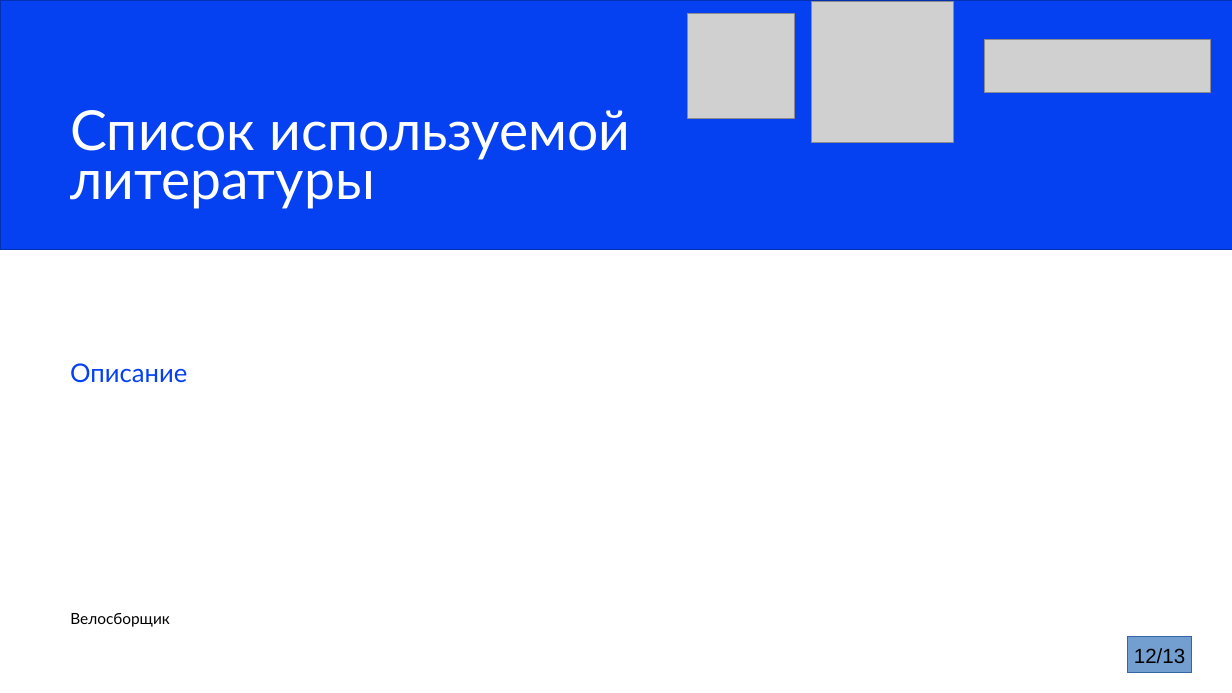
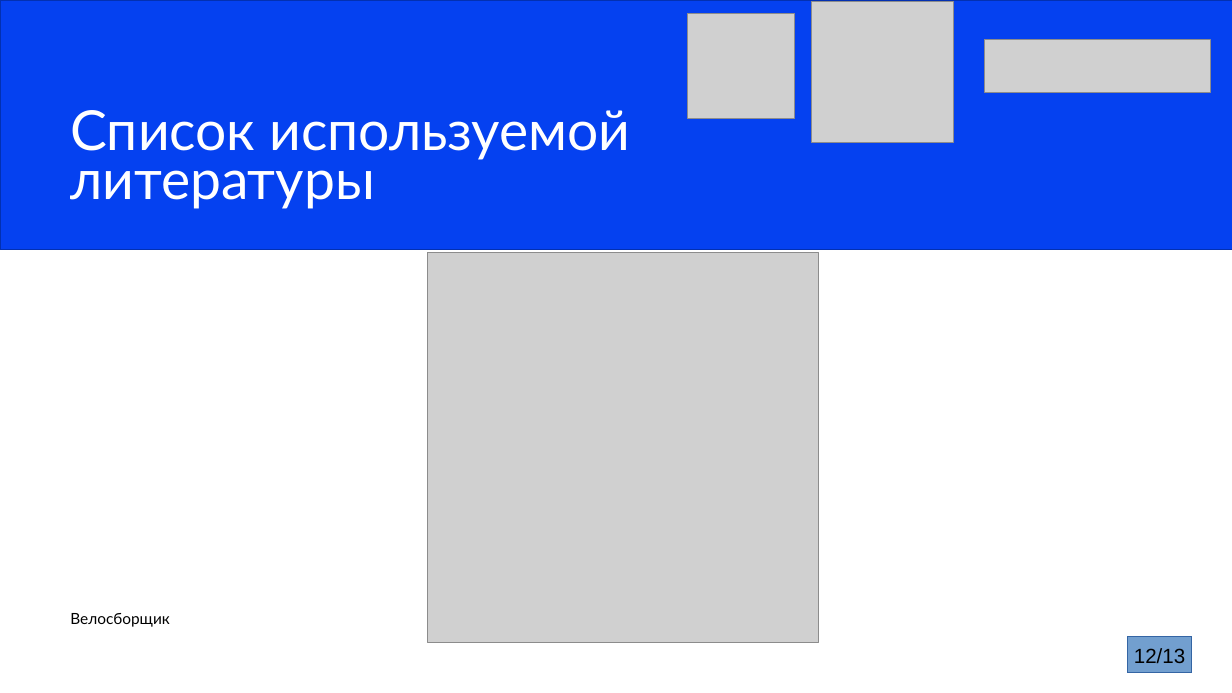
Before and after one commit to alexandr2081/velo, a slide deck: slide 12 of Бесполезные вещи/Презентация.pptx. Drawn at 1232x693 pixels with LibreOffice and Linux fonts; fonts in the diff are those of the drawing; grey boxes stand for pictures. Boxes give left, top, right and bottom in pixels: in the first picture for what was removed or moved away, otherwise in the second. Text is boxed around its words. In the diff, an @@ line names an element or a change of style, - is before the commit and + after.

```diff
--- a/Бесполезные вещи/Презентация.pptx
+++ b/Бесполезные вещи/Презентация.pptx
@@ picture added at [427,252,818,643] @@
@@ subtitle removed at [70,363,187,383] @@
-Описание
```
Also in this commit, not shown: 8 other slides changed, 5 other files.
